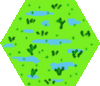
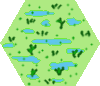
Layer changes from the first 100 x 86 image to the second:
painted on "hex.jpg" over (0, 0, 100, 86)
